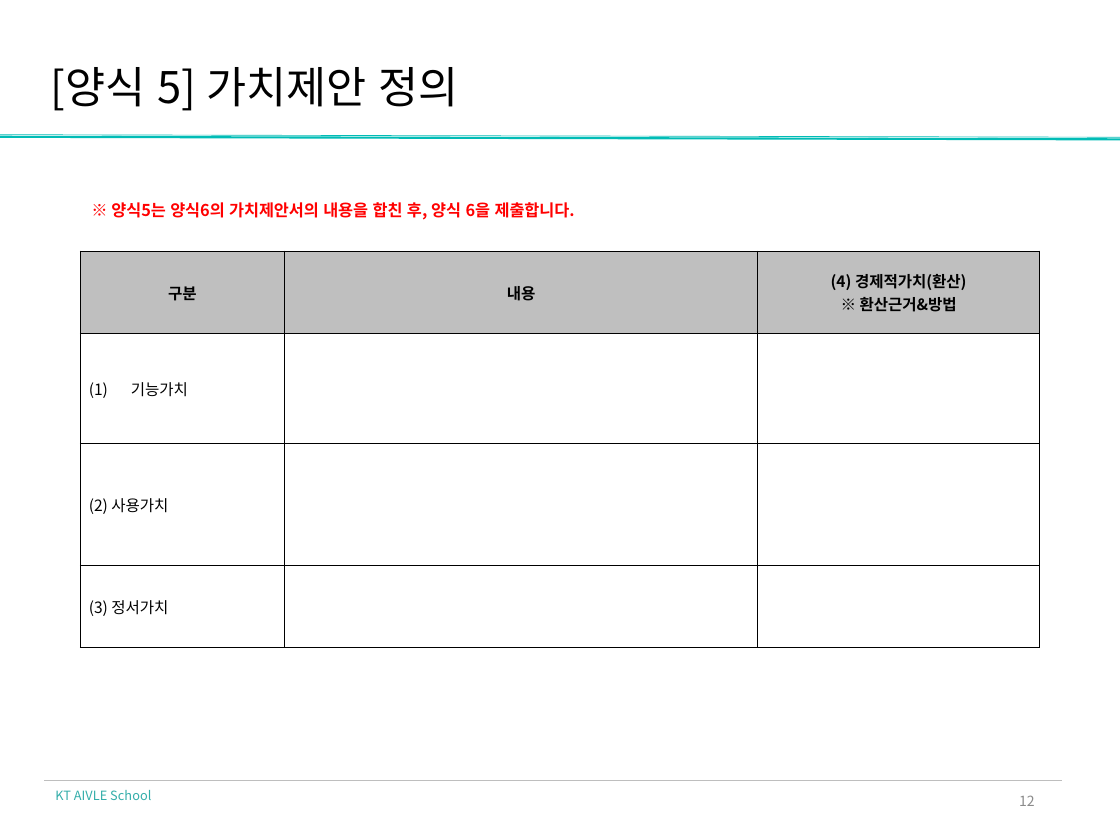
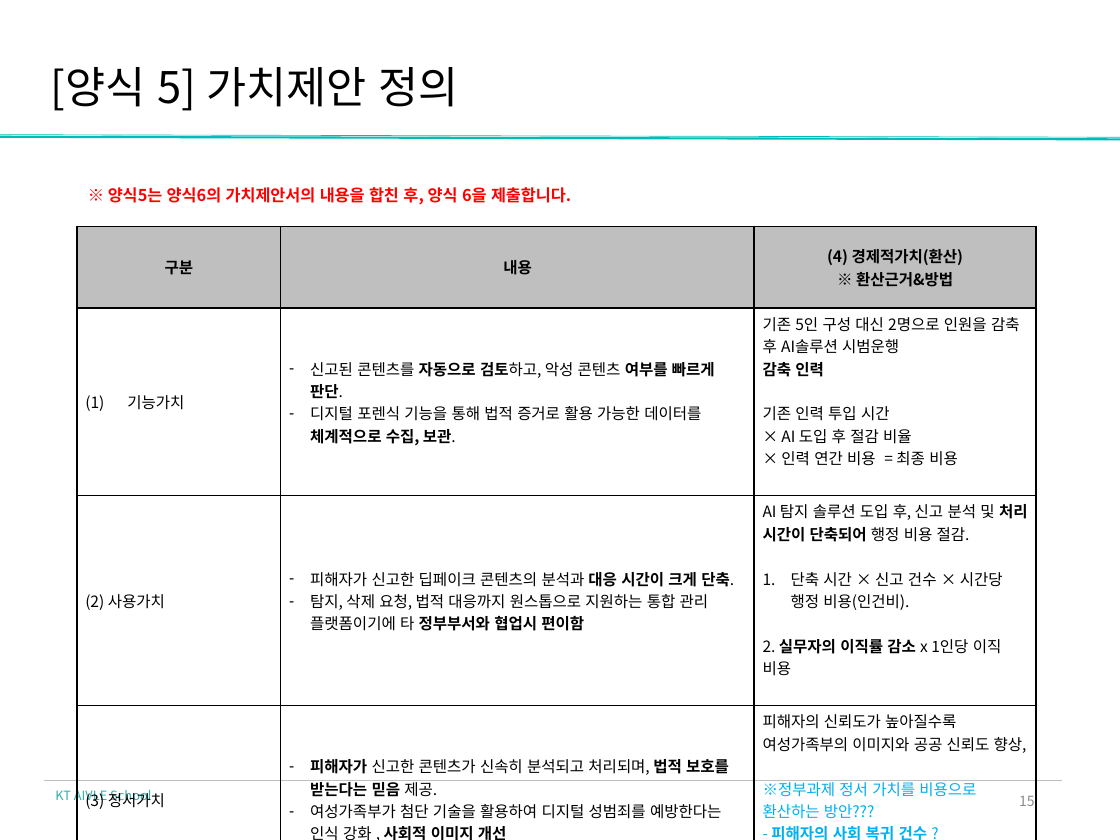
Before and after one commit to yangjung-woo/KT-Workspace, a slide deck: slide 11 of KT_AIVLE_DX_Regular_course/Week1/DX_제안 전략 수립_실습자료/DX_제안전략수립_딥페이크 범죄 탐지 솔루션.pptx (slide 8 before the commit). Drawn at 1120x840 pixels with LibreOffice and Linux fonts; fonts in the diff are those of the drawing; background and template pictures are left out. Boxes give left, top, right and bottom in pixels: in the first picture for what was removed or moved away, otherwise in the second. Text is boxed around its words. In the diff, an @@ line names an element or a change of style, - is before the commit and + after.

```diff
--- a/KT_AIVLE_DX_Regular_course/Week1/DX_제안 전략 수립_실습자료/DX_제안전략수립_딥페이크 범죄 탐지 솔루션.pptx
+++ b/KT_AIVLE_DX_Regular_course/Week1/DX_제안 전략 수립_실습자료/DX_제안전략수립_딥페이크 범죄 탐지 솔루션.pptx
@@ text "※ 양식5는 양식6의 가치제안서의 내용을 ...": place and size @@
-text "※ 양식5는 양식6의 가치제안서의 내용을 ..." at [111, 202, 575, 220]
+text "※ 양식5는 양식6의 가치제안서의 내용을 ..." at [108, 187, 571, 205]
@@ table at [77, 226, 1037, 840] @@
-row 2, column 2: 
+row 2, column 2: 신고된 콘텐츠를 자동으로 검토하고, 악성 콘텐츠 여부를 빠르게 판단. / 디지털 포렌식 기능을 통해 법적 증거로 활용 가능한 데이터를 체계적으로 수집, 보관.
-row 2, column 3: 
+row 2, column 3: 기존 5인 구성 대신 2명으로 인원을 감축 후 AI솔루션 시범운행 / 감축 인력 / 기존 인력 투입 시간 / × AI 도입 후 절감 비율 / × 인력 연간 비용 = 최종 비용
-row 3, column 2: 
+row 3, column 2: 피해자가 신고한 딥페이크 콘텐츠의 분석과 대응 시간이 크게 단축. / 탐지, 삭제 요청, 법적 대응까지 원스톱으로 지원하는 통합 관리 플랫폼이기에 타 정부부서와 협업시 편이함
-row 3, column 3: 
+row 3, column 3: AI 탐지 솔루션 도입 후, 신고 분석 및 처리 시간이 단축되어 행정 비용 절감. / 단축 시간 × 신고 건수 × 시간당 행정 비용(인건비). / 2. 실무자의 이직률 감소 x 1인당 이직 비용
-row 4, column 2: 
+row 4, column 2: 피해자가 신고한 콘텐츠가 신속히 분석되고 처리되며, 법적 보호를 받는다는 믿음 제공. / 여성가족부가 첨단 기술을 활용하여 디지털 성범죄를 예방한다는 인식 강화 , 사회적 이미지 개선
-row 4, column 3: 
+row 4, column 3: 피해자의 신뢰도가 높아질수록 여성가족부의 이미지와 공공 신뢰도 향상, / ※정부과제 정서 가치를 비용으로 환산하는 방안??? / - 피해자의 사회 복귀 건수 ?
@@ table: place and size @@
-table at [81, 251, 1040, 647]
+table at [77, 226, 1037, 840]
@@ page number at [1019, 796, 1035, 806]: text changed @@
-12
+15
```
Also in this commit, not shown: 7 other slides changed, 3 slides added, 3 other files.
